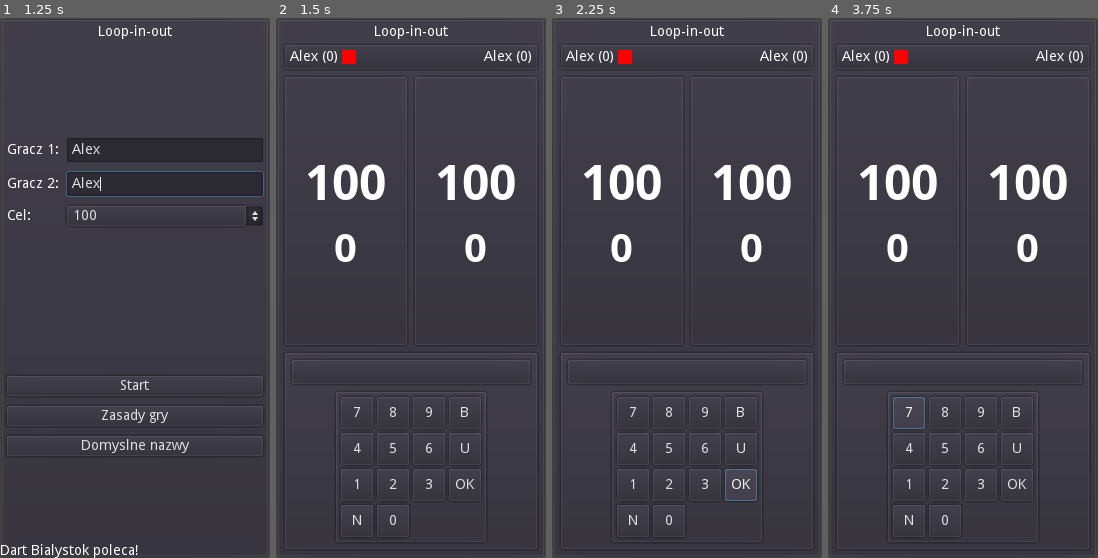
Above: before the commit, frames 1-4 (left to right).
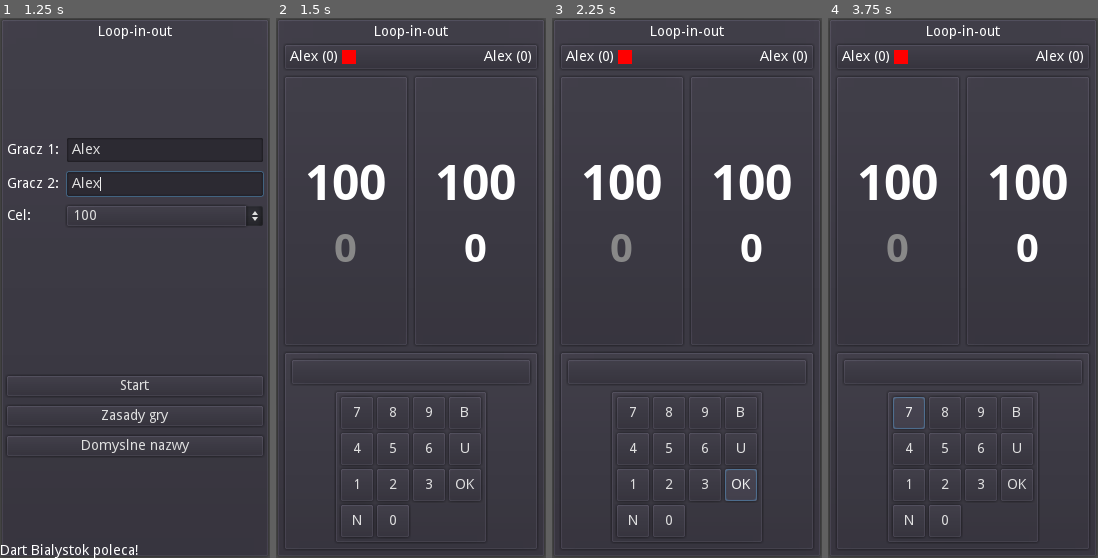
Above: after the commit, the same moments.

Repository: Kiel97/ideal-fortnight
Game: Godot game, scene res://Main.tscn
Same seed, same stepped clock (60 frames per second), same inputs: the game is played once before the commit and once after it.
Inputs (mouse positions are in pixels of both pictures, inside the frame that each line leads up to):
- Up to frame 1 (1.25 s): click (164, 147) at 0.52 s; type "Alex" at 0.6 s; click (164, 185) at 0.75 s; type "Alex" at 0.83 s
- Up to frame 2 (1.5 s): click "Start" at 1.25 s
- Up to frame 3 (2.25 s): click "OK" at 2 s
- Up to frame 4 (3.75 s): click "OK" at 2.75 s; click "7" at 3.5 s

Frame 1 is identical in both runs. In frame 2, 0.3% of the frame differs, in the area x 21-30%, y 40-46%; in frame 3, 0.3%; in frame 4, 0.3%.

Commit message:
Display colors depending on current game state for players

Diff:
--- a/LoopInOut/Game.gd
+++ b/LoopInOut/Game.gd
@@ -1,4 +1,7 @@
 extends Control
+
+export var active_color := Color("ffffff")
+export var inactive_color := Color("888888")
 
 const NAME_DARTS : String = "%s (%d)"
 
@@ -53,13 +56,21 @@
 		if player1_gamestate == game_states.TARGET:
 			conquer_panel.visible = false
 			target_panel.visible = true
+			player1_target_label.set("custom_colors/font_color", inactive_color)
+			player1_remaining_label.set("custom_colors/font_color", active_color)
 		else:
 			target_panel.visible = false
 			conquer_panel.visible = true
+			player1_target_label.set("custom_colors/font_color", active_color)
+			player1_remaining_label.set("custom_colors/font_color", inactive_color)
 	else:
 		if player2_gamestate == game_states.TARGET:
 			conquer_panel.visible = false
 			target_panel.visible = true
+			player2_target_label.set("custom_colors/font_color", inactive_color)
+			player2_remaining_label.set("custom_colors/font_color", active_color)
 		else:
 			target_panel.visible = false
 			conquer_panel.visible = true
+			player2_target_label.set("custom_colors/font_color", active_color)
+			player2_remaining_label.set("custom_colors/font_color", inactive_color)
